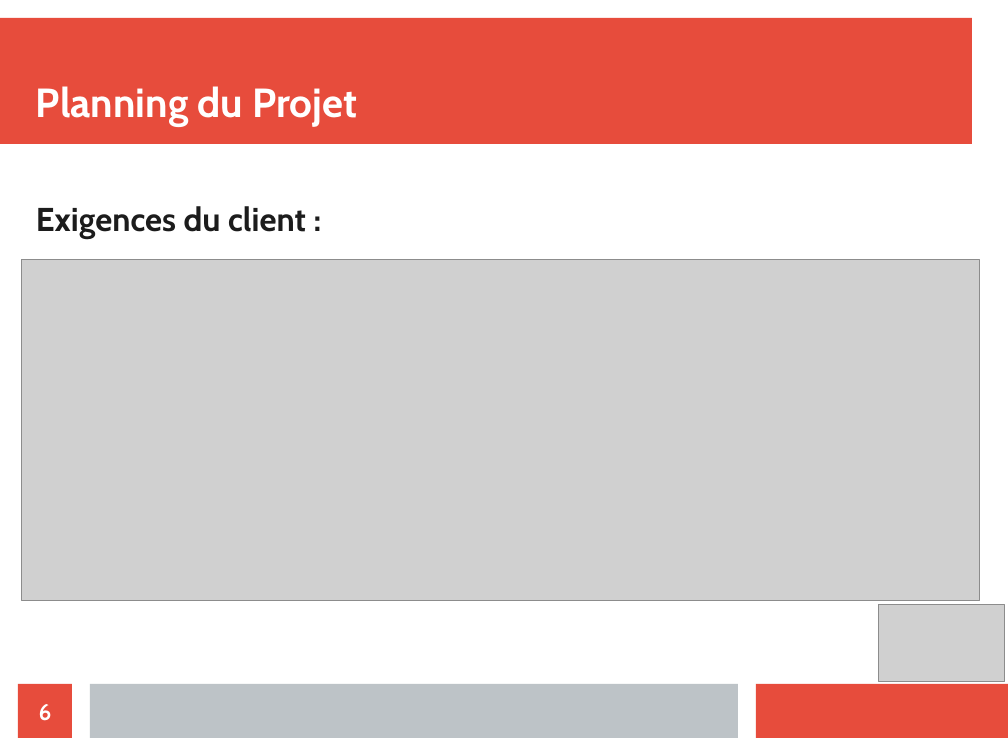
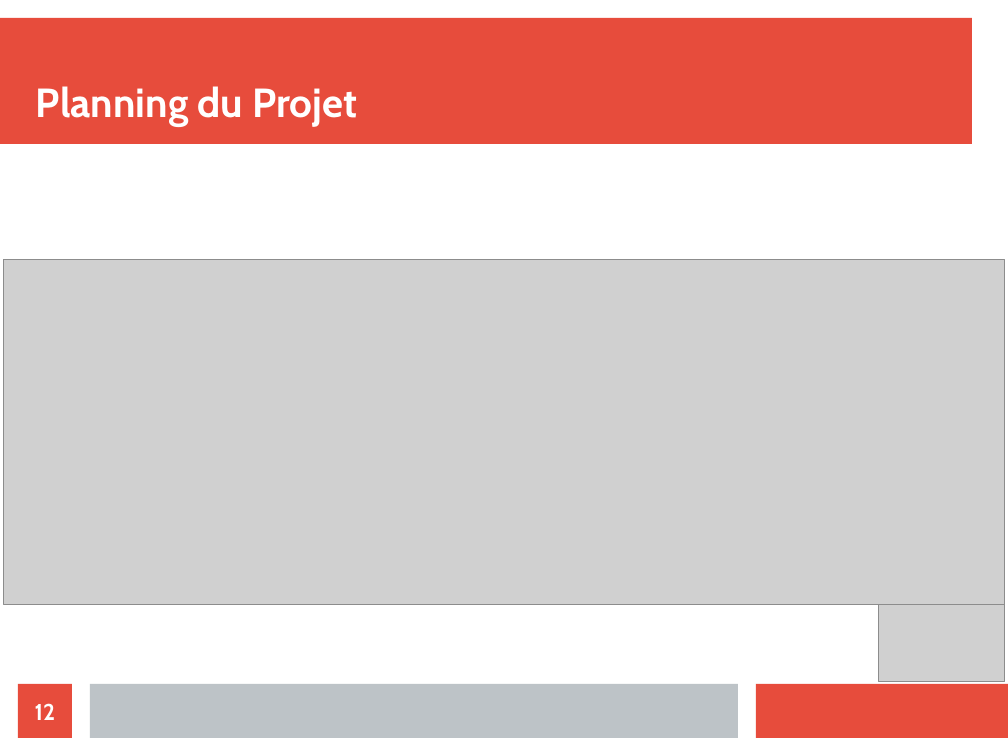
Before and after one commit to Merray/Factory, a slide deck: slide 12 of presentation/presentation FACTORY.odp (slide 6 before the commit). Drawn at 1008x756 pixels with LibreOffice and Linux fonts; fonts in the diff are those of the drawing; grey boxes stand for pictures. Boxes give left, top, right and bottom in pixels: in the first picture for what was removed or moved away, otherwise in the second. Text is boxed around its words. In the diff, an @@ line names an element or a change of style, - is before the commit and + after.

```diff
--- a/presentation/presentation FACTORY.odp
+++ b/presentation/presentation FACTORY.odp
@@ text removed at (36, 206, 306, 238) @@
-Exigences du client :
@@ picture: place and size @@
-picture at (22, 259, 980, 600)
+picture at (4, 259, 1004, 604)
@@ page number at (35, 703, 56, 720): text changed @@
-6
+12
```
Also in this commit, not shown: 3 other slides changed, 7 slides added, 2 slides removed.
